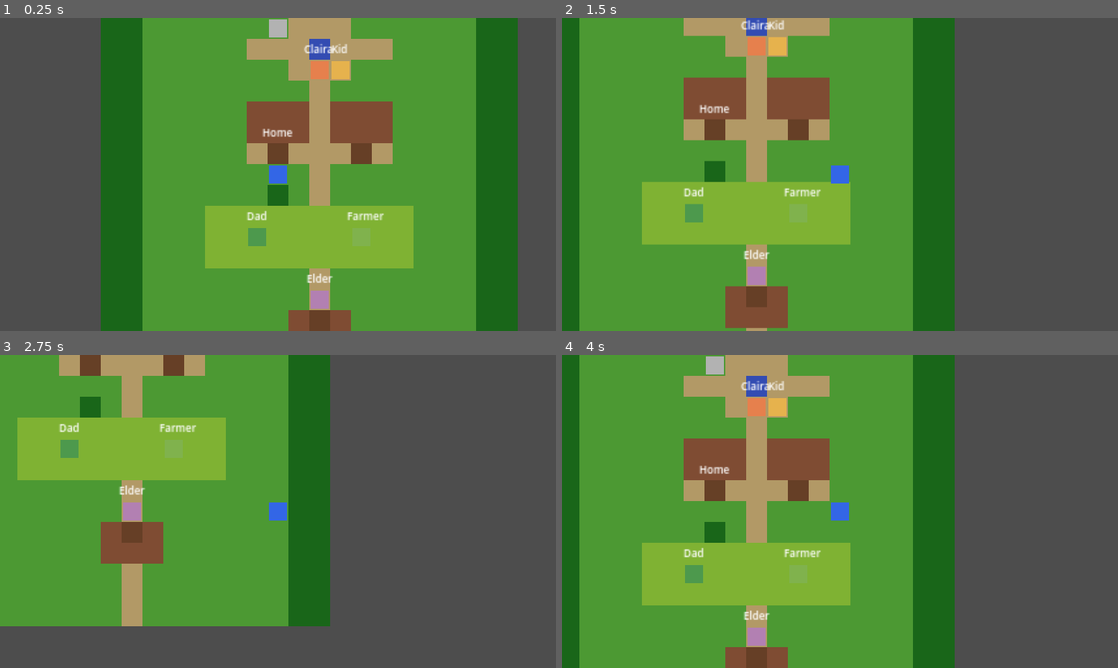
Above: before the commit, frames 1-4 (two rows, left to right).
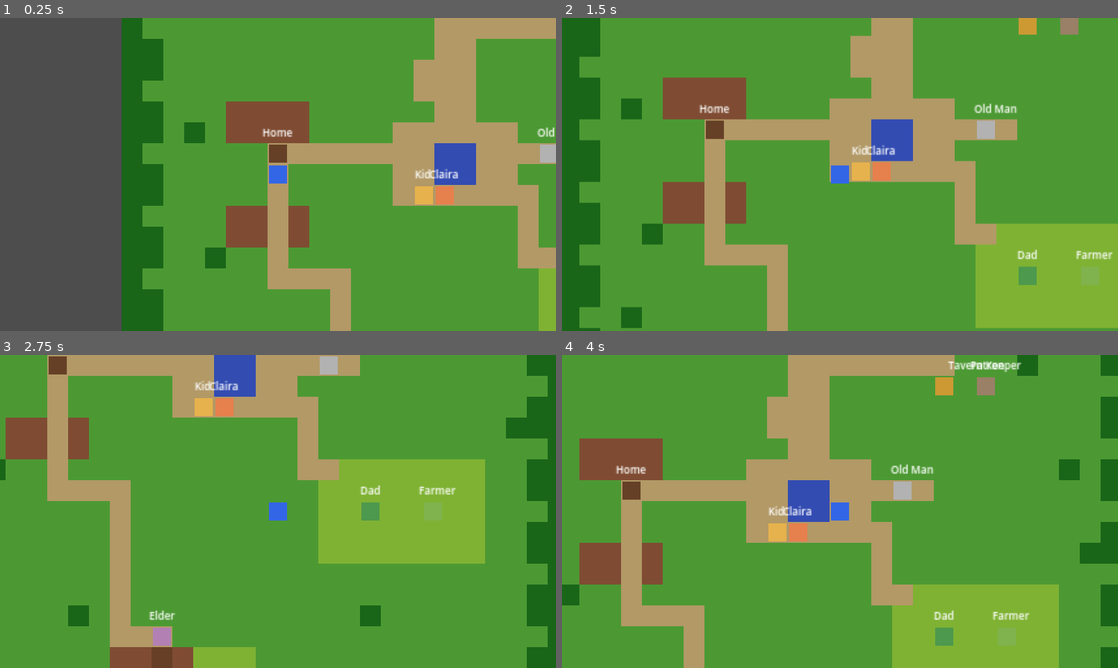
Above: after the commit, the same moments.

Repository: TunaCan-Jerry/automatic-dreamland
Game: Godot game, scene res://scenes/overworld/village.tscn
The game is run twice, just before and just after one commit, with the same random seed, the same clock (stepped at 60 frames per second) and the same inputs.
Inputs (mouse positions are in pixels of both pictures, inside the frame that each line leads up to):
- Up to frame 1 (0.25 s): no input
- Up to frame 2 (1.5 s): tap Enter (ui_accept) at 0.5, 0.77 s; move the mouse to (962, 158) at 0.52 s; hold Right (ui_right) 0.53-1.28 s; click (962, 158) at 0.67 s; move the mouse to (728, 190) at 1.27 s; hold Down (ui_down) from 1.28 s (still down)
- Up to frame 3 (2.75 s): tap Enter (ui_accept) at 1.52 s; move the mouse to (333, 442) at 2.02 s; release Down (ui_down) at 2.03 s; hold Right (ui_right) from 2.03 s (still down)
- Up to frame 4 (4 s): move the mouse to (812, 574) at 2.77 s; release Right (ui_right) at 2.78 s; hold Up (ui_up) 2.78-3.53 s; click (812, 574) at 2.92 s; tap Enter (ui_accept) at 3.02, 3.77 s; move the mouse to (1006, 558) at 3.52 s; hold Left (ui_left) from 3.53 s (still down)

The runs differ from the first frame. In frame 1, 45% of the frame differs, in the area x 18-100%, y 0-100%; in frame 2, 63%; in frame 3, 73%, in the area x 0-100%, y 0-100%; in frame 4, 71%.

Commit message:
fix: spread village layout wider with organic winding paths
Map expanded to 32x32. Buildings spread east-west: tavern northeast,
houses west, fields southeast, elder's house south. Winding paths
instead of one straight line. Scattered trees for organic feel.
NPC positions updated to match new layout.

Co-Authored-By: Claude Opus 4.6 (1M context) <noreply@anthropic.com>

Diff:
--- a/scripts/overworld/village_map.gd
+++ b/scripts/overworld/village_map.gd
@@ -1,8 +1,8 @@
 extends Node2D
 
 const TILE_SIZE := 16
-const MAP_W := 20
-const MAP_H := 30
+const MAP_W := 32
+const MAP_H := 32
 
 var player: Node2D
 var claira_follow: Node2D
@@ -74,70 +74,133 @@
 
 
 func _paint_village(source_id: int) -> void:
+	var G := Vector2i(0, 0)  # grass
+	var P := Vector2i(1, 0)  # path
+	var W := Vector2i(2, 0)  # water
+	var B := Vector2i(3, 0)  # building
+	var D := Vector2i(4, 0)  # door
+	var F := Vector2i(5, 0)  # field
+	var T := Vector2i(6, 0)  # tree
+
 	# Fill with grass
 	for x in range(MAP_W):
 		for y in range(MAP_H):
-			tilemap.set_cell(Vector2i(x, y), source_id, Vector2i(0, 0))
-
-	# Main path from entrance (top) to elder's house (bottom)
+			tilemap.set_cell(Vector2i(x, y), source_id, G)
+
+	# Tree border (irregular, not a solid wall)
 	for y in range(MAP_H):
-		tilemap.set_cell(Vector2i(10, y), source_id, Vector2i(1, 0))
-
-	# Horizontal paths
-	for x in range(7, 14):
-		tilemap.set_cell(Vector2i(x, 7), source_id, Vector2i(1, 0))   # tavern row
-		tilemap.set_cell(Vector2i(x, 12), source_id, Vector2i(1, 0))  # square row
-		tilemap.set_cell(Vector2i(x, 17), source_id, Vector2i(1, 0))  # house row
-
-	# Village square + fountain
-	for x in range(9, 12):
-		for y in range(11, 14):
-			tilemap.set_cell(Vector2i(x, y), source_id, Vector2i(1, 0))
-	tilemap.set_cell(Vector2i(10, 12), source_id, Vector2i(2, 0))  # fountain
-
-	# Tavern (building block)
-	for x in range(7, 12):
-		for y in range(5, 7):
-			tilemap.set_cell(Vector2i(x, y), source_id, Vector2i(3, 0))
-	tilemap.set_cell(Vector2i(9, 7), source_id, Vector2i(4, 0))  # tavern door
-
-	# Your house
-	for x in range(7, 10):
-		for y in range(15, 17):
-			tilemap.set_cell(Vector2i(x, y), source_id, Vector2i(3, 0))
-	tilemap.set_cell(Vector2i(8, 17), source_id, Vector2i(4, 0))  # your door
-
-	# Claira's house
-	for x in range(11, 14):
-		for y in range(15, 17):
-			tilemap.set_cell(Vector2i(x, y), source_id, Vector2i(3, 0))
-	tilemap.set_cell(Vector2i(12, 17), source_id, Vector2i(4, 0))  # her door
-
-	# Fields
-	for x in range(5, 15):
-		for y in range(20, 23):
-			tilemap.set_cell(Vector2i(x, y), source_id, Vector2i(5, 0))
-
-	# Elder's house
-	for x in range(9, 12):
-		for y in range(25, 27):
-			tilemap.set_cell(Vector2i(x, y), source_id, Vector2i(3, 0))
-	tilemap.set_cell(Vector2i(10, 25), source_id, Vector2i(4, 0))  # elder's door
-
-	# Trees along edges
-	for y in range(MAP_H):
-		tilemap.set_cell(Vector2i(0, y), source_id, Vector2i(6, 0))
-		tilemap.set_cell(Vector2i(1, y), source_id, Vector2i(6, 0))
-		tilemap.set_cell(Vector2i(MAP_W - 1, y), source_id, Vector2i(6, 0))
-		tilemap.set_cell(Vector2i(MAP_W - 2, y), source_id, Vector2i(6, 0))
-
-	# The tree (for the kiss scene)
-	tilemap.set_cell(Vector2i(8, 19), source_id, Vector2i(6, 0))
-
-	# Border trees top (except entrance)
+		tilemap.set_cell(Vector2i(0, y), source_id, T)
+		if y % 3 != 1:
+			tilemap.set_cell(Vector2i(1, y), source_id, T)
+		tilemap.set_cell(Vector2i(MAP_W - 1, y), source_id, T)
+		if y % 3 != 2:
+			tilemap.set_cell(Vector2i(MAP_W - 2, y), source_id, T)
 	for x in range(MAP_W):
-		if x < 9 or x > 11:
-			tilemap.set_cell(Vector2i(x, 0), source_id, Vector2i(6, 0))
+		if x < 14 or x > 17:
+			tilemap.set_cell(Vector2i(x, 0), source_id, T)
+		tilemap.set_cell(Vector2i(x, MAP_H - 1), source_id, T)
+
+	# Scattered trees for organic feel
+	for pos in [Vector2i(5, 5), Vector2i(7, 3), Vector2i(26, 7), Vector2i(28, 12),
+				Vector2i(4, 18), Vector2i(27, 20), Vector2i(6, 28), Vector2i(25, 28),
+				Vector2i(3, 12), Vector2i(28, 4), Vector2i(22, 25), Vector2i(8, 25),
+				Vector2i(3, 22), Vector2i(29, 16), Vector2i(14, 27), Vector2i(20, 3)]:
+		tilemap.set_cell(pos, source_id, T)
+
+	# === ENTRANCE (north) — path comes in from top center ===
+	for y in range(1, 6):
+		tilemap.set_cell(Vector2i(15, y), source_id, P)
+		tilemap.set_cell(Vector2i(16, y), source_id, P)
+
+	# === TAVERN — northeast, near entrance ===
+	# Building
+	for x in range(20, 25):
+		for y in range(4, 7):
+			tilemap.set_cell(Vector2i(x, y), source_id, B)
+	tilemap.set_cell(Vector2i(22, 7), source_id, D)  # tavern door
+	# Path to tavern
+	for x in range(16, 23):
+		tilemap.set_cell(Vector2i(x, 7), source_id, P)
+
+	# === VILLAGE SQUARE — center of map ===
+	# Wide open area with fountain
+	for x in range(13, 19):
+		for y in range(12, 16):
+			tilemap.set_cell(Vector2i(x, y), source_id, P)
+	# Fountain in center
+	tilemap.set_cell(Vector2i(15, 13), source_id, W)
+	tilemap.set_cell(Vector2i(16, 13), source_id, W)
+	tilemap.set_cell(Vector2i(15, 14), source_id, W)
+	tilemap.set_cell(Vector2i(16, 14), source_id, W)
+
+	# Path from entrance to square (winding)
+	for y in range(6, 12):
+		tilemap.set_cell(Vector2i(15, y), source_id, P)
+		tilemap.set_cell(Vector2i(16, y), source_id, P)
+	# Slight curve
+	tilemap.set_cell(Vector2i(14, 9), source_id, P)
+	tilemap.set_cell(Vector2i(14, 10), source_id, P)
+
+	# === YOUR HOUSE — west of square ===
+	for x in range(5, 9):
+		for y in range(11, 13):
+			tilemap.set_cell(Vector2i(x, y), source_id, B)
+	tilemap.set_cell(Vector2i(7, 13), source_id, D)
+	# Path from square to your house
+	for x in range(7, 13):
+		tilemap.set_cell(Vector2i(x, 13), source_id, P)
+
+	# === CLAIRA'S HOUSE — southwest, near yours ===
+	for x in range(5, 9):
+		for y in range(16, 18):
+			tilemap.set_cell(Vector2i(x, y), source_id, B)
+	tilemap.set_cell(Vector2i(7, 18), source_id, D)
+	# Path connecting houses
+	for y in range(13, 19):
+		tilemap.set_cell(Vector2i(7, y), source_id, P)
+
+	# === BENCH AREA — east side of square ===
+	# Just path tiles with the old couple nearby
+	for x in range(19, 22):
+		tilemap.set_cell(Vector2i(x, 13), source_id, P)
+
+	# === FIELDS — southeast ===
+	for x in range(20, 28):
+		for y in range(18, 23):
+			tilemap.set_cell(Vector2i(x, y), source_id, F)
+	# Path to fields
+	for y in range(15, 19):
+		tilemap.set_cell(Vector2i(19, y), source_id, P)
+	for x in range(16, 20):
+		tilemap.set_cell(Vector2i(x, 15), source_id, P)
+	for x in range(19, 21):
+		tilemap.set_cell(Vector2i(x, 18), source_id, P)
+
+	# === THE TREE — between houses and elder's, off the path ===
+	tilemap.set_cell(Vector2i(10, 21), source_id, T)
+	# Small clearing around it
+	tilemap.set_cell(Vector2i(9, 21), source_id, G)
+	tilemap.set_cell(Vector2i(11, 21), source_id, G)
+	tilemap.set_cell(Vector2i(10, 20), source_id, G)
+	tilemap.set_cell(Vector2i(10, 22), source_id, G)
+
+	# === ELDER'S HOUSE — far south, slightly west, tucked away ===
+	for x in range(10, 14):
+		for y in range(27, 29):
+			tilemap.set_cell(Vector2i(x, y), source_id, B)
+	tilemap.set_cell(Vector2i(12, 27), source_id, D)
+	# Garden near elder's house
+	for x in range(14, 17):
+		for y in range(27, 30):
+			tilemap.set_cell(Vector2i(x, y), source_id, F)
+	# Winding path from houses area to elder's
+	for y in range(19, 27):
+		tilemap.set_cell(Vector2i(10, y), source_id, P)
+	tilemap.set_cell(Vector2i(11, 26), source_id, P)
+	tilemap.set_cell(Vector2i(12, 26), source_id, P)
+	# Connect to main path network
+	for x in range(7, 11):
+		tilemap.set_cell(Vector2i(x, 19), source_id, P)
 
 
 func _setup_player() -> void:
@@ -148,7 +211,7 @@
 	var npc_positions: Array[Vector2i] = []
 	for npc in npcs:
 		npc_positions.append(npc.grid_pos)
-	player.setup(Vector2i(8, 18), tilemap, npc_positions)
+	player.setup(Vector2i(7, 14), tilemap, npc_positions)
 	player.interacted.connect(_on_player_interact)
 	player.moved.connect(_on_player_moved)
 
@@ -161,40 +224,46 @@
 	claira_follow = Node2D.new()
 	claira_follow.set_script(load("res://scripts/overworld/follow_npc.gd"))
 	add_child(claira_follow)
-	claira_follow.setup(Vector2i(10, 13))
+	claira_follow.setup(Vector2i(15, 15))
 	claira_follow.visible = false
 
 
 func _setup_npcs() -> void:
-	_add_npc("Tavern Keeper", Vector2i(9, 8), "interact", Color(0.8, 0.6, 0.2), func(state: int) -> Array:
+	# Tavern area — northeast
+	_add_npc("Tavern Keeper", Vector2i(22, 8), "interact", Color(0.8, 0.6, 0.2), func(state: int) -> Array:
 		if state >= QuestState.State.GOT_QUEST:
 			return DialogueData.tavern_keeper_after_quest()
 		return DialogueData.tavern_keeper()
 	)
-	_add_npc("Patron", Vector2i(11, 8), "interact", Color(0.6, 0.5, 0.4), func(_s: int) -> Array:
+	_add_npc("Patron", Vector2i(24, 8), "interact", Color(0.6, 0.5, 0.4), func(_s: int) -> Array:
 		return DialogueData.flavor_patron()
 	)
-	_add_npc("Old Man", Vector2i(8, 11), "interact", Color(0.7, 0.7, 0.7), func(_s: int) -> Array:
+	# Square area — center
+	_add_npc("Old Man", Vector2i(20, 13), "interact", Color(0.7, 0.7, 0.7), func(_s: int) -> Array:
 		return DialogueData.old_couple()
 	)
-	_add_npc("Kid", Vector2i(11, 13), "interact", Color(0.9, 0.7, 0.3), func(_s: int) -> Array:
+	_add_npc("Kid", Vector2i(14, 15), "interact", Color(0.9, 0.7, 0.3), func(_s: int) -> Array:
 		return DialogueData.flavor_kid()
 	)
-	_add_npc("Dad", Vector2i(7, 21), "interact", Color(0.3, 0.6, 0.3), func(state: int) -> Array:
+	# Fields — southeast
+	_add_npc("Dad", Vector2i(22, 20), "interact", Color(0.3, 0.6, 0.3), func(state: int) -> Array:
 		if state >= QuestState.State.GOT_QUEST:
 			return DialogueData.dad_after_quest()
 		return DialogueData.dad_greeting()
 	)
-	_add_npc("Farmer", Vector2i(12, 21), "interact", Color(0.5, 0.7, 0.3), func(_s: int) -> Array:
+	_add_npc("Farmer", Vector2i(25, 20), "interact", Color(0.5, 0.7, 0.3), func(_s: int) -> Array:
 		return DialogueData.flavor_farmer()
 	)
-	_add_npc("Claira", Vector2i(10, 13), "auto", Color(0.9, 0.5, 0.3), func(_s: int) -> Array:
+	# Claira — near fountain in square
+	_add_npc("Claira", Vector2i(15, 15), "auto", Color(0.9, 0.5, 0.3), func(_s: int) -> Array:
 		return DialogueData.claira_first_meeting()
 	, false)
-	_add_npc("Elder", Vector2i(10, 24), "auto", Color(0.7, 0.5, 0.7), func(_s: int) -> Array:
+	# Elder — at her house in the south
+	_add_npc("Elder", Vector2i(12, 26), "auto", Color(0.7, 0.5, 0.7), func(_s: int) -> Array:
 		return DialogueData.elder_conversation()
 	, false)
-	_add_npc("Home", Vector2i(8, 17), "interact", Color(0.4, 0.25, 0.15), func(_s: int) -> Array:
+	# Your house door — west
+	_add_npc("Home", Vector2i(7, 13), "interact", Color(0.4, 0.25, 0.15), func(_s: int) -> Array:
 		return DialogueData.house_photo()
 	)
 
@@ -278,9 +347,9 @@
 
 
 func _check_zone_triggers() -> void:
-	# Tree kiss trigger
+	# Tree kiss trigger — near the tree at (10, 21)
 	if quest_state.current_state == QuestState.State.TALKED_TO_CLAIRA:
-		if player.grid_pos == Vector2i(8, 20) or player.grid_pos == Vector2i(9, 19):
+		if player.grid_pos == Vector2i(9, 21) or player.grid_pos == Vector2i(11, 21) or player.grid_pos == Vector2i(10, 20) or player.grid_pos == Vector2i(10, 22):
 			quest_state.set_state(QuestState.State.WALKING_TO_ELDER)
 			player.disable_input()
 			dialogue_manager.play(DialogueData.tree_kiss())
@@ -288,7 +357,7 @@
 			quest_state.set_state(QuestState.State.AT_ELDER)
 			player.enable_input()
 
-	# Village exit
+	# Village exit — north
 	if quest_state.current_state == QuestState.State.GOT_QUEST:
 		if player.grid_pos.y <= 1:
 			quest_state.set_state(QuestState.State.ON_THE_ROAD)
